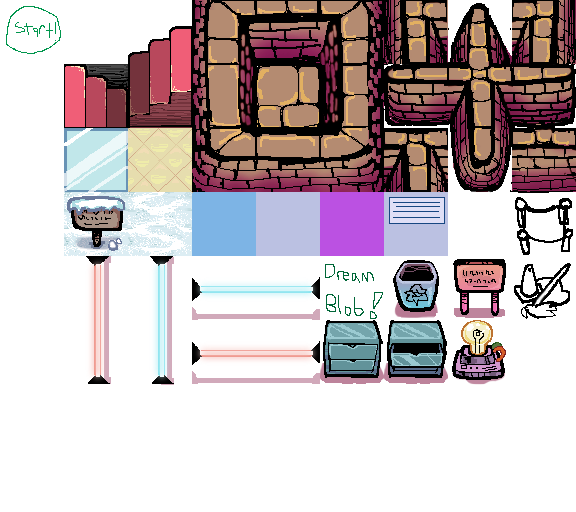
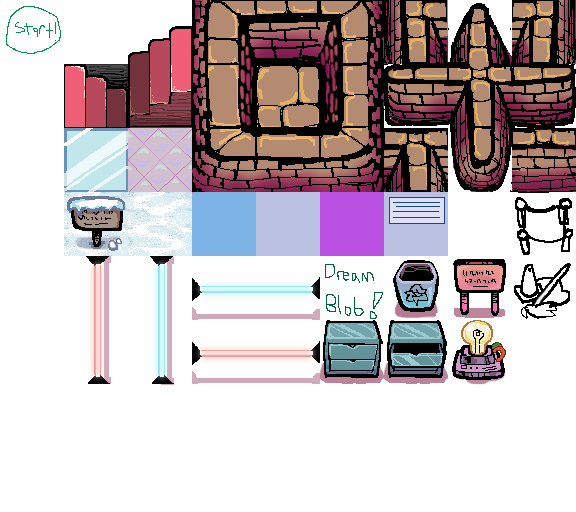
Two versions of the same layered image (576x512). Layer-by-layer changes:
added group "floor tile" (1st of 2) with 3 layers above "Layer 1" over [128, 128, 193, 193]
moved "Layer 49" into group "floor tile", painted on it over [128, 129, 192, 186]
moved "Layer 48" into group "floor tile", painted on it over [128, 128, 193, 193]
moved "floor tile" (2nd of 2, in "floor tile") into group "floor tile", painted on it over [128, 128, 192, 192]
